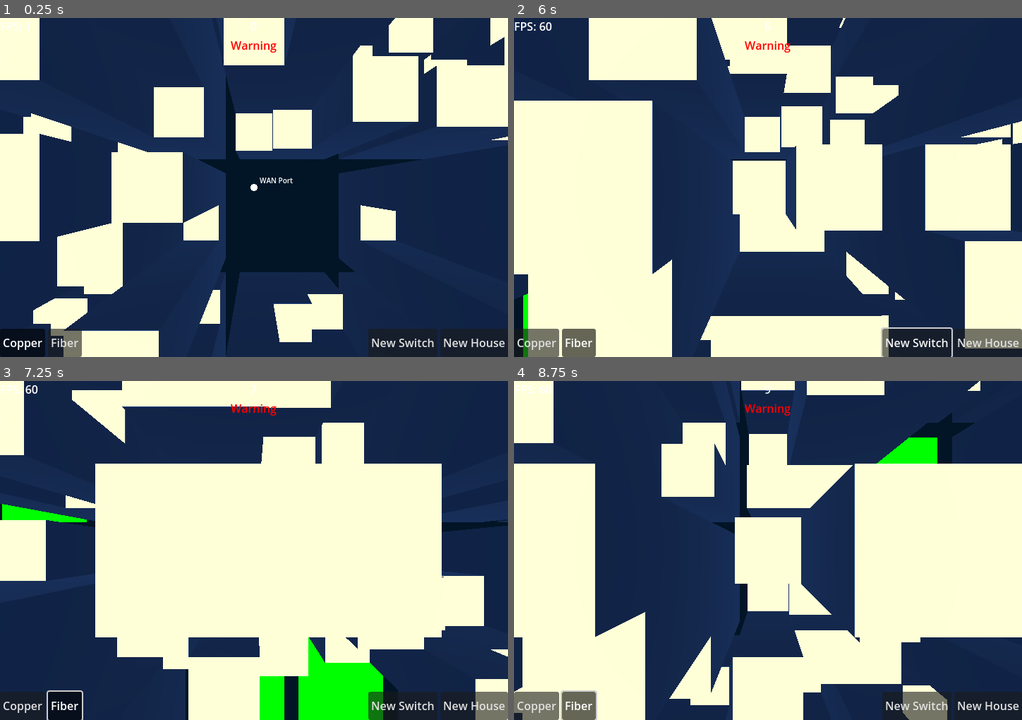
Above: before the commit, frames 1-4 (two rows, left to right).
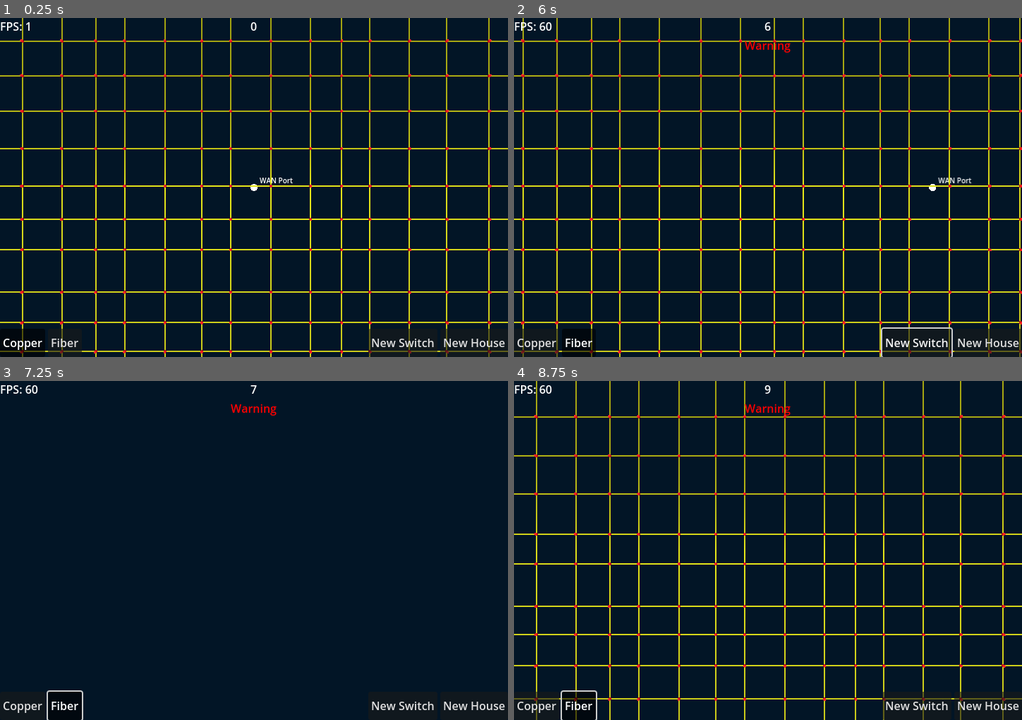
Above: after the commit, the same moments.

Repository: jcronenberg/crISP
Game: Godot game, scene res://src/scenes/main/game.tscn
Two runs of this game, one before a commit and one after it. Both use one fixed random seed, a clock stepped at 60 frames per second and the inputs below.
Inputs (mouse positions are in pixels of both pictures, inside the frame that each line leads up to):
- Up to frame 1 (0.25 s): no input
- Up to frame 2 (6 s): click "New House" at 0.5 s; click "New House" at 1.25 s; click "Copper" at 2 s; click "Fiber" at 2.75 s; tap Enter at 3.5, 5 s; drag from (768, 187) to (818, 112) at 3.52 s; tap Space at 4.25 s; drag from (666, 204) to (768, 187) at 4.27 s; move the mouse to (818, 112) at 5.02 s; hold Right 5.03-5.75 s; hold Shift (SnapToGrid) 5.03-5.75 s; drag from (742, 255) to (615, 136) at 5.77 s
- Up to frame 3 (7.25 s): move the mouse to (406, 601) at 6.52 s; hold Left from 6.53 s (still down); hold Mouse wheel up (ZoomIn) from 6.53 s (still down)
- Up to frame 4 (8.75 s): release Left at 7.25 s; release Mouse wheel up (ZoomIn) at 7.25 s; drag from (615, 499) to (691, 465) at 7.27 s; tap Space at 8 s; move the mouse to (793, 550) at 8.02 s; hold Down from 8.03 s (still down); hold Middle mouse button (Back) from 8.03 s (still down); click (793, 550) at 8.17 s

The runs differ from the first frame. In frame 1, 89% of the frame differs, in the area x 0-100%, y 0-100%; in frame 2, 98%; in frame 3, 96%; in frame 4, 97%.
Error before the commit: Invalid access to property or key 'multimesh' on a base object of type 'null instance'. (res://src/3d/city_3d.gd:9)

Commit message:
Generate basic street grid

Diff:
--- a/src/3d/city_3d.tscn
+++ b/src/3d/city_3d.tscn
@@ -1,8 +1,9 @@
-[gd_scene load_steps=9 format=3 uid="uid://mucs664lhk16"]
+[gd_scene load_steps=17 format=3 uid="uid://mucs664lhk16"]
 
 [ext_resource type="Script" path="res://src/3d/city_3d.gd" id="1_epjle"]
 [ext_resource type="Script" path="res://src/3d/camera_3d.gd" id="2_e3nog"]
-[ext_resource type="PackedScene" uid="uid://bxgej476jhan7" path="res://src/3d/ui_3d.tscn" id="3_jkqxy"]
+[ext_resource type="PackedScene" uid="uid://dldsngn1k2t16" path="res://src/3d/ui_3d.tscn" id="3_jkqxy"]
+[ext_resource type="Script" path="res://src/3d/proc_gen.gd" id="4_0xleg"]
 
 [sub_resource type="StandardMaterial3D" id="StandardMaterial3D_0bj80"]
 albedo_color = Color(0.00784314, 0.0823529, 0.14902, 1)
@@ -17,8 +18,34 @@
 [sub_resource type="MultiMesh" id="MultiMesh_v0lll"]
 transform_format = 1
 
+[sub_resource type="StandardMaterial3D" id="StandardMaterial3D_2wi8y"]
+albedo_color = Color(0, 0.772549, 0, 1)
+
+[sub_resource type="PlaneMesh" id="PlaneMesh_qeaw6"]
+material = SubResource("StandardMaterial3D_2wi8y")
+size = Vector2(1, 1)
+
+[sub_resource type="MultiMesh" id="MultiMesh_3u00t"]
+transform_format = 1
+mesh = SubResource("PlaneMesh_qeaw6")
+
 [sub_resource type="PlaneMesh" id="PlaneMesh_ng4nb"]
 size = Vector2(10, 10)
+
+[sub_resource type="FastNoiseLite" id="FastNoiseLite_i68bh"]
+frequency = 0.15
+
+[sub_resource type="StandardMaterial3D" id="StandardMaterial3D_gfaw0"]
+albedo_color = Color(1, 0, 0, 1)
+
+[sub_resource type="SphereMesh" id="SphereMesh_obthc"]
+material = SubResource("StandardMaterial3D_gfaw0")
+radius = 2.0
+height = 4.0
+
+[sub_resource type="MultiMesh" id="MultiMesh_v34el"]
+transform_format = 1
+mesh = SubResource("SphereMesh_obthc")
 
 [node name="City3D" type="Node3D"]
 script = ExtResource("1_epjle")
@@ -43,6 +70,10 @@
 [node name="RoofsMultiMesh" type="MultiMeshInstance3D" parent="."]
 transform = Transform3D(1, 0, 0, 0, 1, 0, 0, 0, 1, 0, 1, 0)
 multimesh = SubResource("MultiMesh_v0lll")
+
+[node name="ParksMultiMesh" type="MultiMeshInstance3D" parent="."]
+transform = Transform3D(1, 0, 0, 0, 1, 0, 0, 0, 1, 0, 1, 0)
+multimesh = SubResource("MultiMesh_3u00t")
 
 [node name="DirectionalLight3D" type="DirectionalLight3D" parent="."]
 transform = Transform3D(-4.37114e-08, 0.707107, -0.707107, 0, 0.707107, 0.707107, 1, 3.09086e-08, -3.09086e-08, 0, 0, 0)
@@ -121,3 +152,10 @@
 transform = Transform3D(1, 0, 0, 0, 1, 0, 0, 0, 1, 0, 0, 180)
 mesh = SubResource("PlaneMesh_ng4nb")
 skeleton = NodePath("../..")
+
+[node name="ProcGen" type="Node" parent="."]
+script = ExtResource("4_0xleg")
+noise = SubResource("FastNoiseLite_i68bh")
+
+[node name="MultiMeshInstance3D" type="MultiMeshInstance3D" parent="ProcGen"]
+multimesh = SubResource("MultiMesh_v34el")
--- /dev/null
+++ b/src/3d/proc_gen.gd
@@ -0,0 +1,103 @@
+class_name ProcGen
+extends Node
+
+@export var grid_size: Vector2i = Vector2i(32, 32)
+@export var cell_size: Vector2i = Vector2i(40, 40)
+@export var grid_cell_size: Vector2i = Vector2i(3, 3)
+@export var road_thickness: int = 20
+# @export var buildings: Array[Pseudo3DFake3DBuilding]
+@export var noise: FastNoiseLite:
+	set(value):
+		noise = value
+		# if Global.current_simulation:
+		# 	generate_grid()
+
+enum GridCellType {
+	PARK,
+	HOUSING,
+	EMPTY,
+}
+
+# Values are from -1 to 1, though most seem to be between -0.5 to 0.5.
+var grid_weights: Dictionary = {
+	GridCellType.HOUSING: 0.3,
+	GridCellType.PARK: 1,
+}
+
+var _grid: Array[Array] = []
+
+var _generated_cells: int = 0
+
+@onready var _city: City3D = get_parent()
+
+var _borders: Array[Vector2] = [Vector2(-1024, -1024), Vector2(1024, 1024)]
+
+var _major_steets_vert: Array[Array] = []
+var _major_steets_horiz: Array[Array] = []
+
+
+func _ready() -> void:
+	_city.ready.connect(generate_grid)
+	# _draw_line(Vector2(0, 0), Vector2(100, 100), 10)
+	pass
+
+
+func generate_grid() -> void:
+	if not noise:
+		push_error("No noise set")
+		return
+
+	# Vertical lines
+	var cur_start_pos: Vector2 = _borders[0]
+	while cur_start_pos.x <= _borders[1].x:
+		var to: Vector2 = Vector2(cur_start_pos.x, _borders[1].y)
+		_draw_line(cur_start_pos, to, 2)
+		_major_steets_vert.append([cur_start_pos, to])
+		cur_start_pos.x += randi_range(40, 60)
+
+	# Horizontal lines
+	cur_start_pos = _borders[0]
+	while cur_start_pos.y <= _borders[1].y:
+		var to: Vector2 = Vector2(_borders[1].x, cur_start_pos.y)
+		_draw_line(cur_start_pos, to, 2)
+		_major_steets_horiz.append([cur_start_pos, to])
+		cur_start_pos.y += randi_range(40, 60)
+
+	# Draw intersection points
+	var mult_mesh: MultiMeshInstance3D = $MultiMeshInstance3D
+	mult_mesh.multimesh.instance_count = 16384
+	var i: int = 0
+	for street_vert in _major_steets_vert:
+		for street_horiz in _major_steets_horiz:
+			print(street_vert[0], street_vert[1], street_horiz[0], street_horiz[1])
+			var intersection: Variant = Geometry2D.segment_intersects_segment(street_vert[0], street_vert[1], street_horiz[0], street_horiz[1])
+			if intersection:
+				print(intersection)
+				mult_mesh.multimesh.set_instance_transform(i, Transform3D(Basis(), Vector3(intersection.x, 0.5, intersection.y)))
+				i += 1
+
+
+func _draw_line(from: Vector2, to: Vector2, width: float) -> void:
+	var mesh_instance: MeshInstance3D = MeshInstance3D.new()
+	var material: StandardMaterial3D = StandardMaterial3D.new()
+	material.albedo_color = Color.YELLOW
+
+	var st: SurfaceTool = SurfaceTool.new()
+	st.begin(Mesh.PRIMITIVE_TRIANGLES)
+	var vertices: PackedVector2Array = PackedVector2Array()
+	var diff: Vector2 = to - from
+	var normal: Vector2 = diff.rotated(TAU/4).normalized()
+	var offset: Vector2 = normal * width * 0.5
+	vertices = [from + offset, to + offset, to - offset, from - offset]
+	var new_vertices: PackedVector3Array = []
+	var triangulated: PackedInt32Array = Geometry2D.triangulate_polygon(vertices)
+	for point in triangulated:
+		new_vertices.append(Vector3(vertices[point].x, 0, vertices[point].y))
+
+	for vertice in new_vertices:
+		st.add_vertex(vertice)
+
+	mesh_instance.mesh = st.commit()
+	mesh_instance.material_override = material
+
+	add_child(mesh_instance)
--- a/src/proc_gen/city_gen.gd
+++ b/src/proc_gen/city_gen.gd
@@ -55,7 +55,7 @@
 	# generate_grid()
 	#_generate_grid_cell_at(0, 0)
 	#_generated_cells += 1
-	%City3D.ready.connect(generate_grid)
+	# %City3D.ready.connect(generate_grid)
 
 	if visible:
 		_generate_buildings()
@@ -63,6 +63,7 @@
 
 
 func _physics_process(delta: float) -> void:
+	return
 	if not noise:
 		push_error("No noise set")
 		return
--- a/src/simulation/simulation.tscn
+++ b/src/simulation/simulation.tscn
@@ -32,10 +32,10 @@
 
 [node name="Switches" type="Node2D" parent="."]
 unique_name_in_owner = true
+z_index = 1
 
 [node name="Houses" type="Node2D" parent="."]
 unique_name_in_owner = true
-visible = false
 z_index = 1
 
 [node name="Parks" type="Node2D" parent="."]
